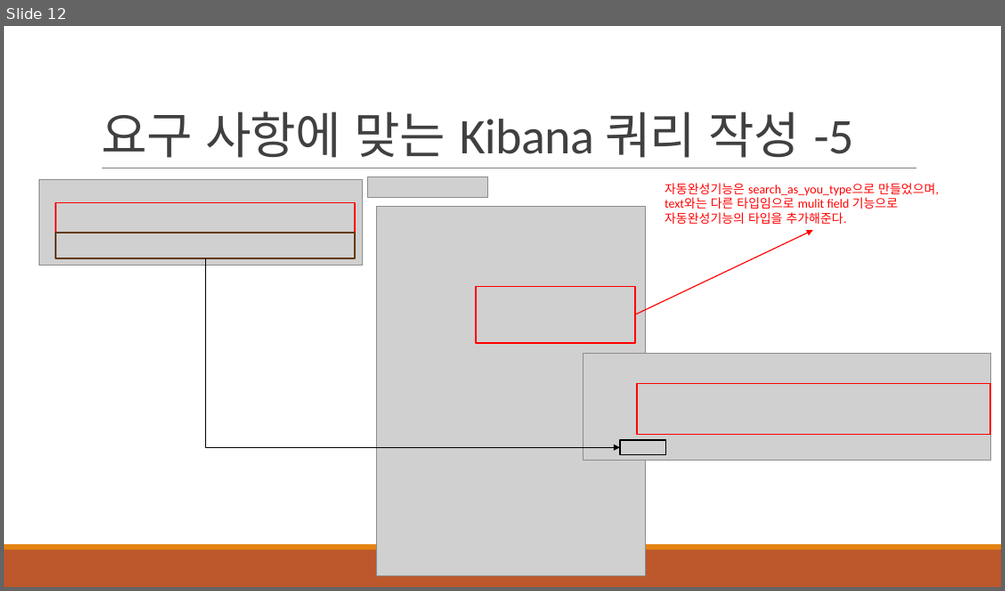
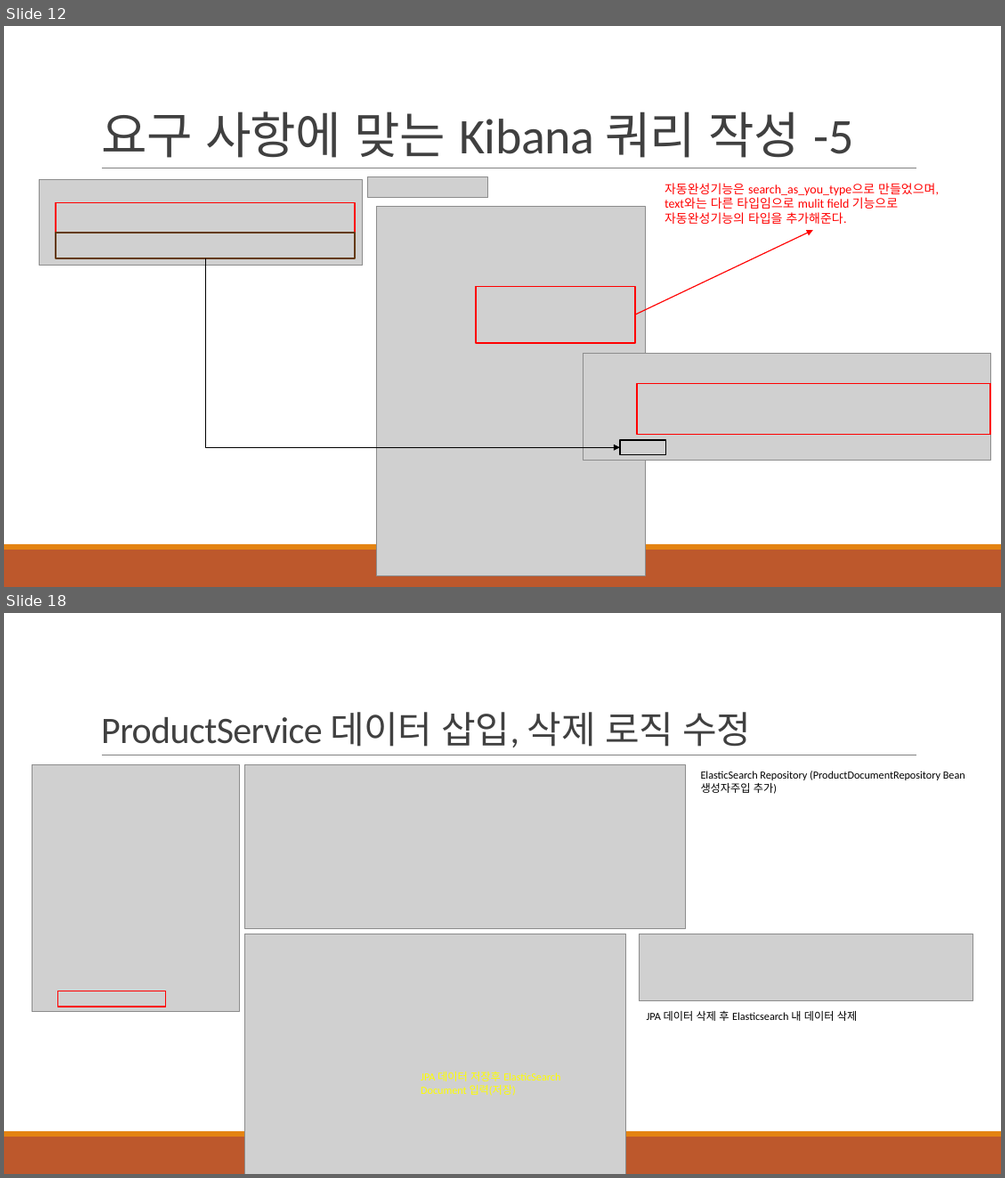
Before and after one commit to khb3025/study-elasticsearch, a slide deck: ppt/7.SpringBoot - ElasticSearch 도입.pptx. Shown one above the other, each under a label of ours: slide 12 before the commit, slides 12 and 18 after it; the slides between them are not shown. The pictures are 1005x591 and 1005x1178 pixels, drawn with LibreOffice and Linux fonts; fonts in the diff are those of the drawing; grey boxes stand for pictures. Boxes give left, top, right and bottom in pixels: in the first picture for what was removed or moved away, otherwise in the second. Text is boxed around its words. In the diff, an @@ line names an element or a change of style, - is before the commit and + after.

Commit message:
feat : ElasticSearch 자동완성 기능 API 작성

```diff
--- a/ppt/7.SpringBoot - ElasticSearch 도입.pptx
+++ b/ppt/7.SpringBoot - ElasticSearch 도입.pptx
@@ slide 18 added at [4, 613, 1001, 1174], background #FFFFFF; not listed: 3 template elements that a slide beside it also shows @@
@@ title added at [101, 712, 752, 747], 36 pt, text #404040 @@
+ProductService 데이터 삽입, 삭제 로직 수정
@@ picture added at [32, 765, 239, 1012] @@
@@ picture added at [245, 765, 685, 929] @@
@@ text added at [701, 771, 965, 794], 10.5 pt, text #000000 @@
+ElasticSearch Repository (ProductDocumentRepository Bean 생성자주입 추가)
@@ picture added at [245, 933, 625, 1174] @@
@@ picture added at [639, 933, 973, 1001] @@
@@ rectangle added at [57, 990, 166, 1006], outline #FF0000 1.25 pt @@
@@ text added at [647, 1011, 857, 1021], 10.5 pt, text #000000 @@
+JPA 데이터 삭제 후 Elasticsearch 내 데이터 삭제
@@ text added at [421, 1071, 560, 1095], 10.5 pt, text #FFFF00 @@
+JPA 데이터 저장후 ElasticSearch Document 입력(저장)
```
Also in this commit, not shown: 7 other slides added, 6 other files.
